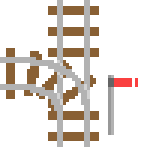
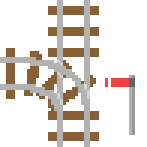
Layered file, before and after one edit (w=147, h=147). Changes by layer:
painted on "Layer 0" over [left=105, top=75, right=138, bottom=135]
